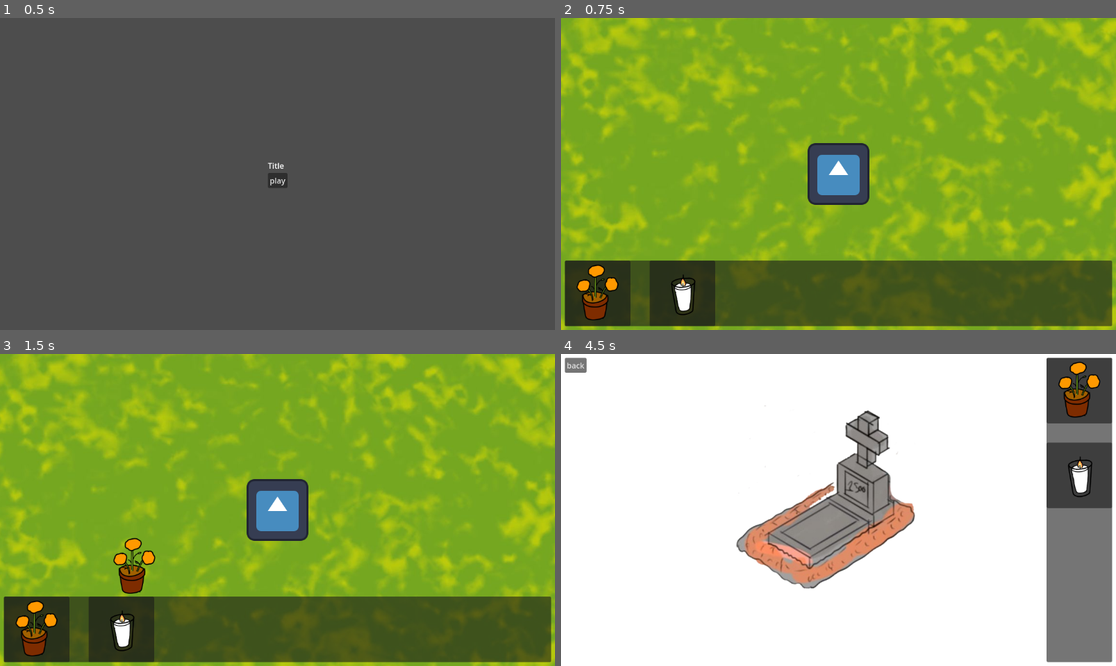
Above: before the commit, frames 1-4 (two rows, left to right).
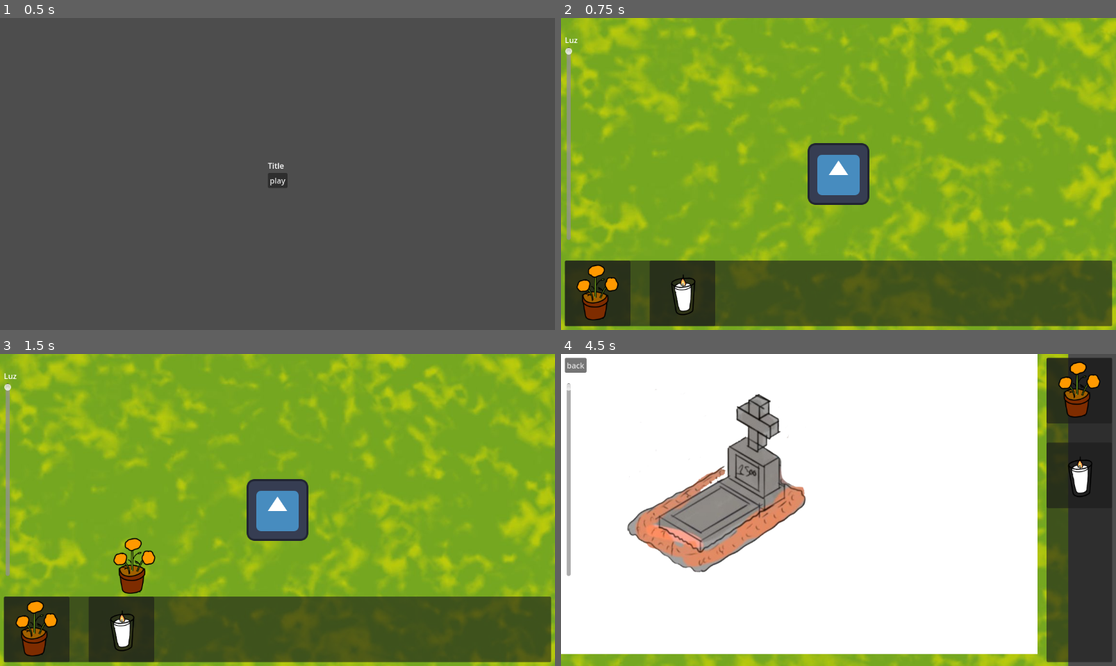
Above: after the commit, the same moments.

Repository: M0G1WARA/game-jam-2025
Game: Godot game, scene res://Scenes/MainMenu/main_menu.tscn
The game is run twice, just before and just after one commit, with the same random seed, the same clock (stepped at 60 frames per second) and the same inputs. The engine's default icon, where the game draws it, is replaced by a stand-in: a white triangle on a blue panel in a dark square.
Inputs (mouse positions are in pixels of both pictures, inside the frame that each line leads up to):
- Up to frame 1 (0.5 s): no input
- Up to frame 2 (0.75 s): click "play" at 0.5 s
- Up to frame 3 (1.5 s): tap Enter (ui_accept) at 1.25 s; drag from (38, 628) to (333, 441) at 1.27 s
- Up to frame 4 (4.5 s): drag from (683, 628) to (882, 425) at 2.02 s; move the mouse to (894, 441) at 2.77 s; hold Right (ui_right) 2.78-3.5 s; drag from (810, 572) to (738, 407) at 3.52 s; tap Enter (ui_accept) at 4.25 s; move the mouse to (1005, 556) at 4.27 s; hold Left (ui_left) from 4.28 s (still down)

Frame 1 is identical in both runs. In frame 2, 0.5% of the frame differs, in the area x 0-4%, y 6-72%; in frame 3, 0.5%; in frame 4, 32%, in the area x 0-100%, y 0-100%.

Commit message:
Add Light

Diff:
--- a/Scenes/Decoration/decoration.gd
+++ b/Scenes/Decoration/decoration.gd
@@ -1,4 +1,4 @@
-extends CanvasLayer
+extends Node2D
 
 var instanced_children: Dictionary = {}
 var object_scene = preload("res://Scenes/Object/object.tscn")
--- a/Scenes/Decoration/decoration.tscn
+++ b/Scenes/Decoration/decoration.tscn
@@ -3,13 +3,18 @@
 [ext_resource type="Script" uid="uid://dlkmpf0uqrwqg" path="res://Scenes/Decoration/decoration.gd" id="1_4ki4x"]
 [ext_resource type="Texture2D" uid="uid://bthjlrrs7afg1" path="res://Assets/Images/grave.png" id="2_8mlsl"]
 
-[node name="Decoration" type="CanvasLayer"]
+[node name="Decoration" type="Node2D"]
 script = ExtResource("1_4ki4x")
 
 [node name="ColorRect" type="ColorRect" parent="."]
+custom_minimum_size = Vector2(1280, 720)
 anchors_preset = 15
 anchor_right = 1.0
 anchor_bottom = 1.0
+offset_left = -64.0
+offset_top = -63.0
+offset_right = 1216.0
+offset_bottom = 657.0
 grow_horizontal = 2
 grow_vertical = 2
 
--- a/Scenes/Game/game.tscn
+++ b/Scenes/Game/game.tscn
@@ -28,3 +28,5 @@
 visible = false
 
 [node name="HUD" parent="." instance=ExtResource("2_qxfds")]
+
+[node name="Light" type="CanvasModulate" parent="."]
--- a/Scenes/HUD/hud.gd
+++ b/Scenes/HUD/hud.gd
@@ -62,3 +62,8 @@
 		var data = panel_data_v[i]
 		new_panel.scene_to_instance = data.scene_to_instance
 		flow_containerV.add_child(new_panel)
+
+
+func _on_v_slider_value_changed(value):
+	get_owner().get_node("Light").color = Color(value, value, value, 255)
+	print(value)
--- a/Scenes/HUD/hud.tscn
+++ b/Scenes/HUD/hud.tscn
@@ -48,4 +48,21 @@
 size_flags_vertical = 0
 text = "back"
 
+[node name="VBoxContainer" type="VBoxContainer" parent="MarginContainer"]
+layout_mode = 2
+size_flags_horizontal = 2
+
+[node name="Label" type="Label" parent="MarginContainer/VBoxContainer"]
+layout_mode = 2
+text = "
+Luz"
+
+[node name="VSlider" type="VSlider" parent="MarginContainer/VBoxContainer"]
+custom_minimum_size = Vector2(0, 400)
+layout_mode = 2
+max_value = 1.0
+step = 0.1
+value = 1.0
+
 [connection signal="pressed" from="MarginContainer/BackButton" to="." method="_on_back_button_pressed"]
+[connection signal="value_changed" from="MarginContainer/VBoxContainer/VSlider" to="." method="_on_v_slider_value_changed"]
--- a/Scenes/Object/object.tscn
+++ b/Scenes/Object/object.tscn
@@ -1,9 +1,25 @@
-[gd_scene load_steps=4 format=3 uid="uid://bq7qhmqsk3qfp"]
+[gd_scene load_steps=7 format=3 uid="uid://bq7qhmqsk3qfp"]
 
 [ext_resource type="Script" uid="uid://012nsn78lnrf" path="res://Scenes/Object/object.gd" id="1_ocmyd"]
 [ext_resource type="Texture2D" uid="uid://badv2qwkjdhjk" path="res://Assets/Images/elements.png" id="3_1se88"]
 
 [sub_resource type="RectangleShape2D" id="RectangleShape2D_6oa7m"]
+
+[sub_resource type="CanvasItemMaterial" id="CanvasItemMaterial_7isqc"]
+blend_mode = 1
+light_mode = 2
+
+[sub_resource type="Gradient" id="Gradient_yenqj"]
+offsets = PackedFloat32Array(0, 0.64666665)
+colors = PackedColorArray(1, 1, 1, 1, 0, 0, 0, 1)
+
+[sub_resource type="GradientTexture2D" id="GradientTexture2D_1se88"]
+gradient = SubResource("Gradient_yenqj")
+width = 256
+height = 256
+fill = 1
+fill_from = Vector2(0.5, 0.5)
+fill_to = Vector2(1, 1)
 
 [node name="Object" type="StaticBody2D"]
 script = ExtResource("1_ocmyd")
@@ -23,3 +39,9 @@
 texture = ExtResource("3_1se88")
 hframes = 8
 vframes = 4
+
+[node name="PointLight2D" type="PointLight2D" parent="."]
+z_index = 10
+material = SubResource("CanvasItemMaterial_7isqc")
+color = Color(1, 0.65882355, 0.47058824, 1)
+texture = SubResource("GradientTexture2D_1se88")
